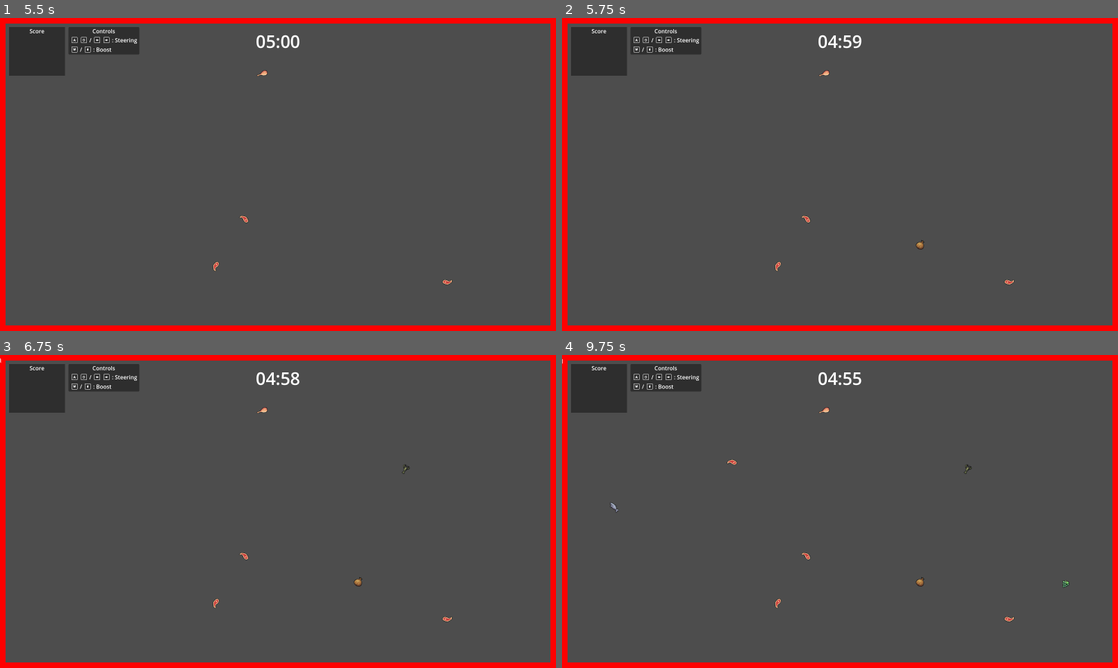
Above: before the commit, frames 1-4 (two rows, left to right).
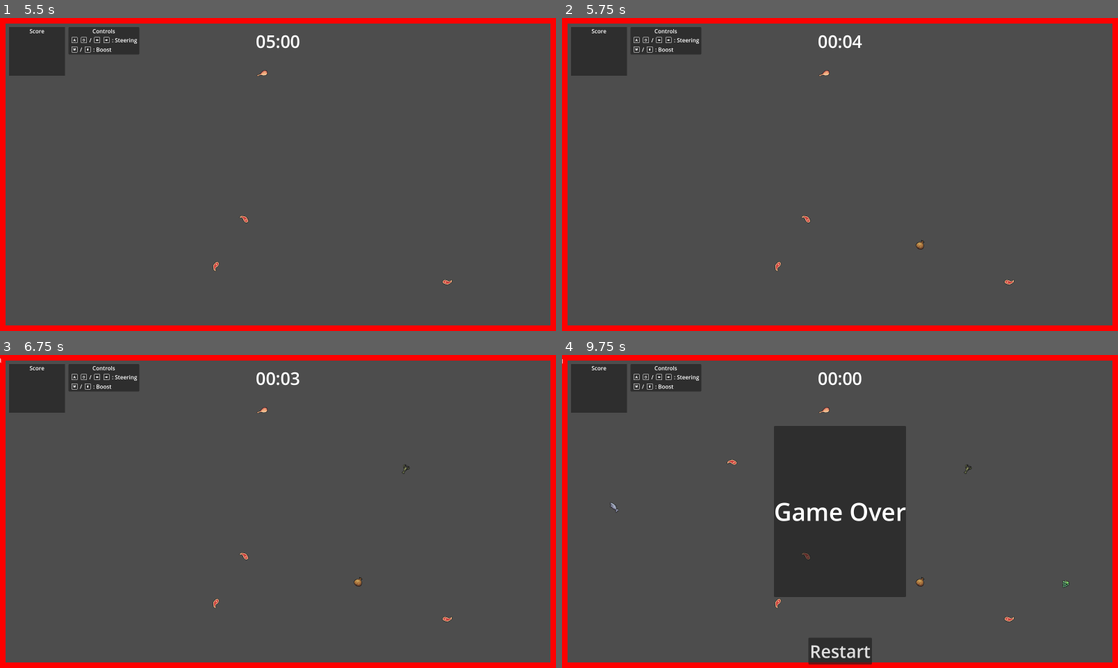
Above: after the commit, the same moments.

Repository: Ozymandias1/godot_snake_game
Game: Godot game, scene res://Scenes/Templates/game_level.tscn
Two runs of this game, one before a commit and one after it. Both use one fixed random seed, a clock stepped at 60 frames per second and the inputs below. This scene is started directly instead of the project's main scene.
Inputs (mouse positions are in pixels of both pictures, inside the frame that each line leads up to):
- Up to frame 1 (5.5 s): click "Start Game" at 0.5 s; tap Enter at 1.25, 5 s; move the mouse to (400, 158) at 1.27 s; hold D (Steer Right) 1.28-2.03 s; hold W (Boost) 1.28-2.03 s; click (400, 158) at 1.42 s; move the mouse to (166, 190) at 2.02 s; hold A (Steer Left) 2.03-2.78 s; tap W (Boost) at 2.1, 3.6, 5.1 s; move the mouse to (333, 105) at 2.77 s; hold W (Boost) 2.78-3.53 s; hold D (Steer Right) 2.78-4.28 s; tap Space at 3.5 s; move the mouse to (250, 237) at 3.52 s; click (250, 237) at 3.67 s; move the mouse to (444, 221) at 4.27 s; hold W (Boost) 4.28-5.03 s; hold A (Steer Left) from 4.28 s (still down); move the mouse to (111, 127) at 5.02 s
- Up to frame 2 (5.75 s): keep holding A (Steer Left)
- Up to frame 3 (6.75 s): move the mouse to (305, 511) at 5.77 s; hold W (Boost) 5.78-6.53 s; click (305, 511) at 5.92 s; tap Space at 6.5 s; move the mouse to (194, 433) at 6.52 s; release A (Steer Left) at 6.53 s; hold D (Steer Right) from 6.53 s (still down); tap W (Boost) at 6.6 s
- Up to frame 4 (9.75 s): tap Enter at 7.25 s; move the mouse to (962, 495) at 7.27 s; hold W (Boost) 7.28-8.03 s; tap Space at 8 s; move the mouse to (728, 527) at 8.02 s; tap W (Boost) at 8.1, 9.6 s; click (728, 527) at 8.17 s; move the mouse to (895, 442) at 8.77 s; release D (Steer Right) at 8.78 s; hold W (Boost) 8.78-9.53 s; hold A (Steer Left) from 8.78 s (still down); move the mouse to (812, 574) at 9.52 s

Frame 1 is identical in both runs. In frame 2, 0.1% of the frame differs, in the area x 47-54%, y 5-10%; in frame 3, 0.1%; in frame 4, 14%, in the area x 38-62%, y 5-99%.
Error in both runs: Invalid access to property or key 'name' on a base object of type 'Dictionary'. (res://Scripts/Player.gd:33)

Commit message:
결과창 패널 사이즈 동기화

Diff:
--- a/Scenes/Templates/game_level.tscn
+++ b/Scenes/Templates/game_level.tscn
@@ -39,6 +39,9 @@
 properties/1/path = NodePath("PanelContainer/LabelResultScore:text")
 properties/1/spawn = true
 properties/1/replication_mode = 1
+properties/2/path = NodePath("PanelContainer:size")
+properties/2/spawn = true
+properties/2/replication_mode = 1
 
 [node name="GameLevel" type="Node"]
 script = ExtResource("1_crwjw")
--- a/Scripts/GameLevel.gd
+++ b/Scripts/GameLevel.gd
@@ -19,7 +19,7 @@
 var start_game_remain_time: int = 4
 var remain_time_tween: Tween = null
 var scores: Dictionary = {}
-var gameplay_time_seconds: int = 5 * 60
+var gameplay_time_seconds: int = 5# * 60
 
 # 시작
 func _ready() -> void:
